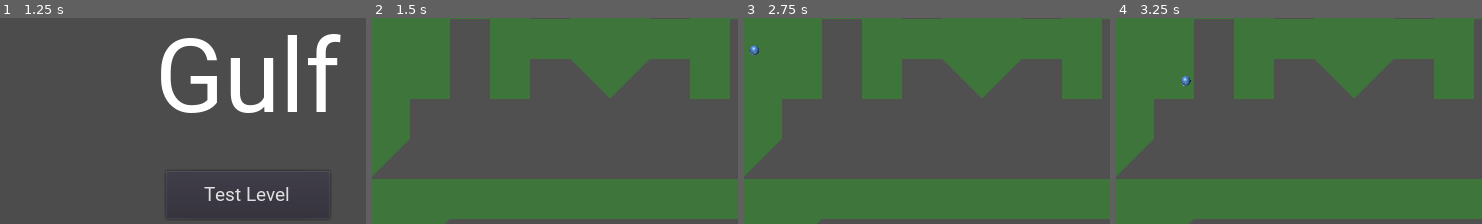
Above: before the commit, frames 1-4 (left to right).
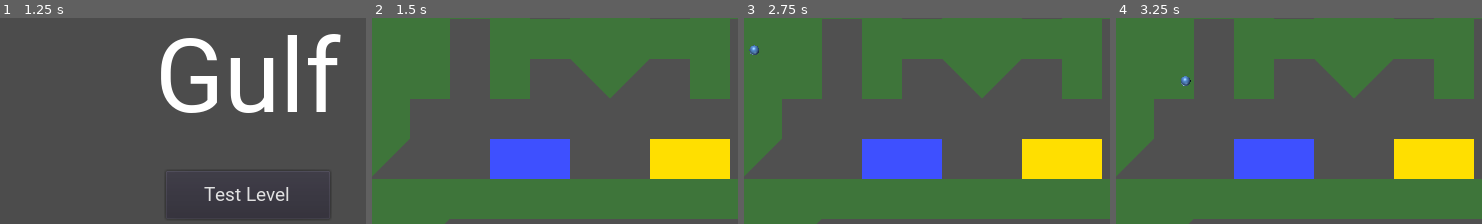
Above: after the commit, the same moments.

Repository: Halfwhit/Gulf
Game: Godot game, scene res://Scenes/Main.tscn
Two runs of this game, one before a commit and one after it. Both use one fixed random seed, a clock stepped at 60 frames per second and the inputs below.
Inputs (mouse positions are % of the whole screen's width and height, from its top left):
- Up to frame 1 (1.25 s): tap Enter at 0.5 s; move the mouse to (74, 44) at 0.52 s; click (74, 44) at 0.6 s
- Up to frame 2 (1.5 s): click "Test Level" at 1.25 s
- Up to frame 3 (2.75 s): tap Space at 2 s; move the mouse to (28, 56) at 2.02 s; click (28, 56) at 2.1 s
- Up to frame 4 (3.25 s): move the mouse to (61, 24) at 2.77 s; click (61, 24) at 2.85 s
The pictures show only the part of the screen within x 17-67%, y 21-71%; the shares and areas given below are measured in that part.

Frame 1 is identical in both runs. In frame 2, 8.5% of the frame differs, in the area x 32-98%, y 58-79%; in frame 3, 8.5%; in frame 4, 8.5%.

Commit message:
Added placeholders for water and "yellow shit"

Diff:
--- a/Resources/tileset.tres
+++ b/Resources/tileset.tres
@@ -1,10 +1,12 @@
-[gd_resource type="TileSet" load_steps=8 format=2]
+[gd_resource type="TileSet" load_steps=10 format=2]
 
 [ext_resource path="res://Resources/grass.png" type="Texture" id=1]
 [ext_resource path="res://Resources/wall.png" type="Texture" id=2]
 [ext_resource path="res://Resources/hole.png" type="Texture" id=3]
 [ext_resource path="res://Resources/slant.png" type="Texture" id=4]
 [ext_resource path="res://Resources/start.png" type="Texture" id=5]
+[ext_resource path="res://Resources/water.png" type="Texture" id=6]
+[ext_resource path="res://Resources/yellow.png" type="Texture" id=7]
 
 [sub_resource type="ConvexPolygonShape2D" id=1]
 points = PoolVector2Array( 0, 0, 50, 0, 50, 50, 0, 50 )
@@ -75,3 +77,23 @@
 4/navigation_offset = Vector2( 0, 0 )
 4/shapes = [  ]
 4/z_index = 0
+5/name = "Water"
+5/texture = ExtResource( 6 )
+5/tex_offset = Vector2( 0, 0 )
+5/modulate = Color( 1, 1, 1, 1 )
+5/region = Rect2( 0, 0, 50, 50 )
+5/tile_mode = 0
+5/occluder_offset = Vector2( 0, 0 )
+5/navigation_offset = Vector2( 0, 0 )
+5/shapes = [  ]
+5/z_index = 0
+6/name = "Yellow"
+6/texture = ExtResource( 7 )
+6/tex_offset = Vector2( 0, 0 )
+6/modulate = Color( 1, 1, 1, 1 )
+6/region = Rect2( 0, 0, 50, 50 )
+6/tile_mode = 0
+6/occluder_offset = Vector2( 0, 0 )
+6/navigation_offset = Vector2( 0, 0 )
+6/shapes = [  ]
+6/z_index = 0
--- a/Resources/tileset_edit.tscn
+++ b/Resources/tileset_edit.tscn
@@ -1,10 +1,12 @@
-[gd_scene load_steps=6 format=2]
+[gd_scene load_steps=8 format=2]
 
 [ext_resource path="res://Resources/grass.png" type="Texture" id=1]
 [ext_resource path="res://Resources/wall.png" type="Texture" id=2]
 [ext_resource path="res://Resources/hole.png" type="Texture" id=3]
 [ext_resource path="res://Resources/slant.png" type="Texture" id=4]
 [ext_resource path="res://Resources/start.png" type="Texture" id=5]
+[ext_resource path="res://Resources/water.png" type="Texture" id=6]
+[ext_resource path="res://Resources/yellow.png" type="Texture" id=7]
 
 [node name="Node2D" type="Node2D"]
 
@@ -41,3 +43,13 @@
 position = Vector2( 200, 0 )
 texture = ExtResource( 5 )
 centered = false
+
+[node name="Water" type="Sprite" parent="."]
+position = Vector2( 0, 50 )
+texture = ExtResource( 6 )
+centered = false
+
+[node name="Yellow" type="Sprite" parent="."]
+position = Vector2( 50, 50 )
+texture = ExtResource( 7 )
+centered = false
--- a/Scenes/Levels/TestLevel.tscn
+++ b/Scenes/Levels/TestLevel.tscn
@@ -12,7 +12,7 @@
 tile_set = ExtResource( 2 )
 cell_size = Vector2( 50, 50 )
 format = 1
-tile_data = PoolIntArray( 0, 1, 0, 1, 1, 0, 2, 1, 0, 3, 1, 0 …(1645 unchanged characters)…  0, 393221, 1, 0, 393222, 1, 0, 393223, 1, 0, 393224, 1, 0, 393225, 1, 0, 393226, 1, 0, 393227, 1, 0, 393228, 1, 0, 393229, 1, 0, 393230, 1, 0, 393231, …(1526 unchanged characters)…
+tile_data = PoolIntArray( 0, 1, 0, 1, 1, 0, 2, 1, 0, 3, 1, 0 …(1645 unchanged characters)…  0, 393221, 1, 0, 393222, 1, 0, 393223, 5, 0, 393224, 5, 0, 393225, 1, 0, 393226, 1, 0, 393227, 6, 0, 393228, 6, 0, 393229, 1, 0, 393230, 1, 0, 393231, …(1526 unchanged characters)…
 __meta__ = {
 "_edit_lock_": true
 }
Binary file added: Resources/water.png
Not shown, added: Resources/water.png.import
Binary file added: Resources/yellow.png
Not shown, added: Resources/yellow.png.import
